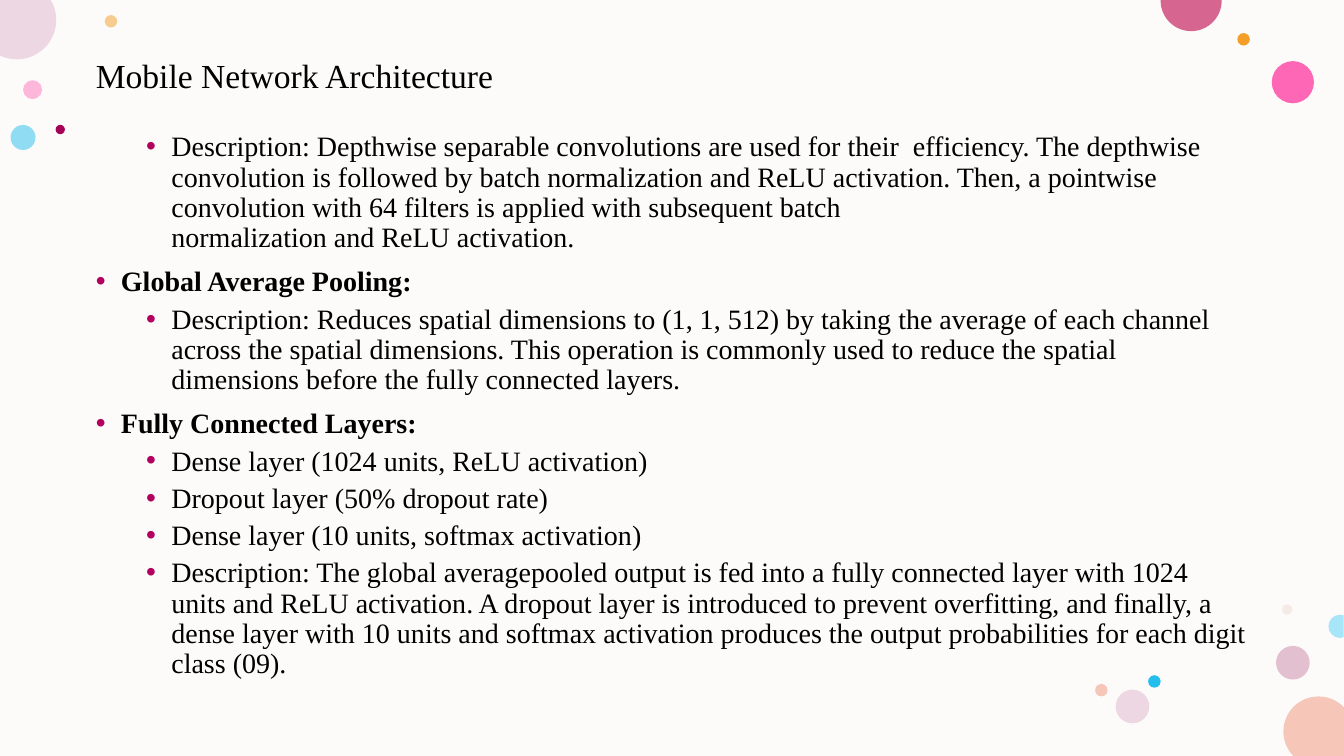
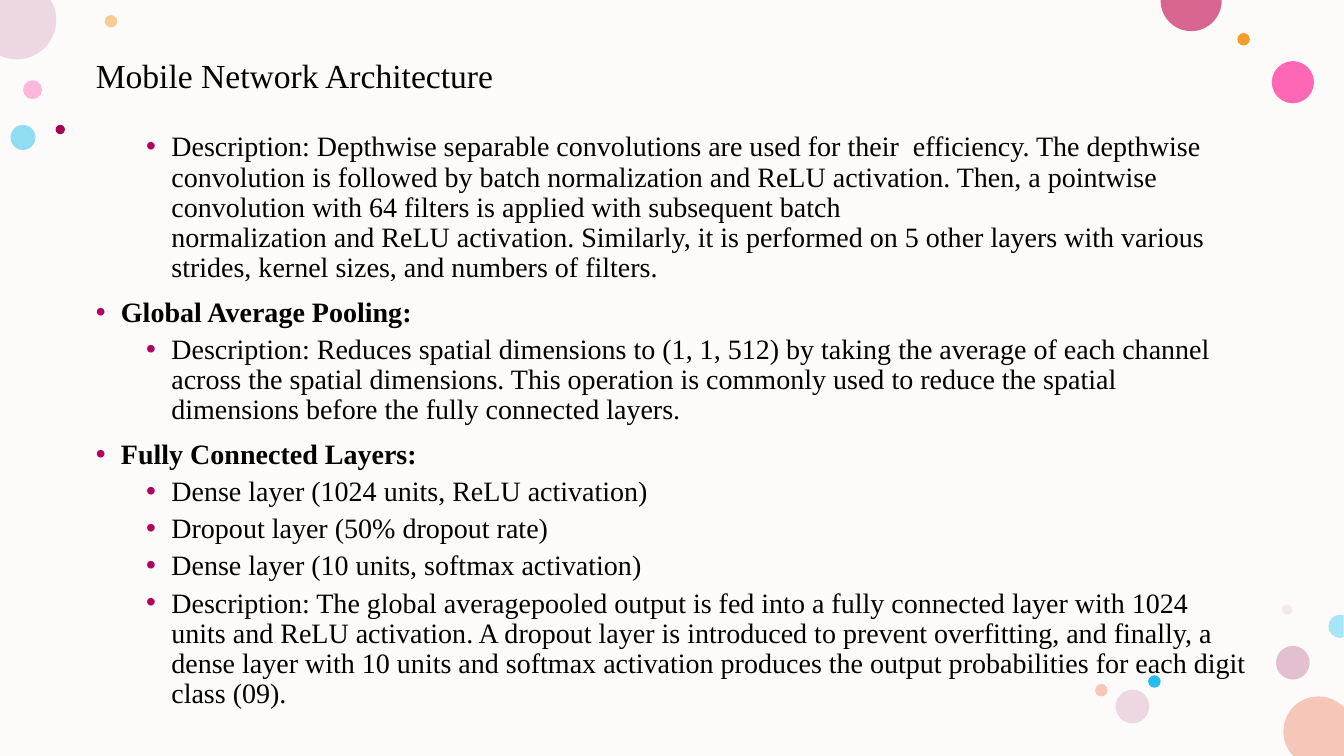
Before and after one commit to MouryaGottipati/DeepLearningProject, a slide deck: slide 9 of Presentation_DeepLearningProject.pptx. Drawn at 1344x756 pixels with LibreOffice and Linux fonts; fonts in the diff are those of the drawing. Boxes give left, top, right and bottom in pixels: in the first picture for what was removed or moved away, otherwise in the second. Text is boxed around its words. In the diff, an @@ line names an element or a change of style, - is before the commit and + after.

```diff
--- a/Presentation_DeepLearningProject.pptx
+++ b/Presentation_DeepLearningProject.pptx
@@ text at <box>171,136,1203,281</box>: text changed @@
-  • Description: Depthwise separable convolutions are used for their efficiency. The depthwise convolution is followed by batch normalization and ReLU activation. Then, a pointwise convolution with 64 filters is applied with subsequent batch normalization and ReLU activation.
+  • Description: Depthwise separable convolutions are used for their efficiency. The depthwise convolution is followed by batch normalization and ReLU activation. Then, a pointwise convolution with 64 filters is applied with subsequent batch normalization and ReLU activation. Similarly, it is performed on 5 other layers with various strides, kernel sizes, and numbers of filters.
```
Also in this commit, not shown: 6 other slides changed, 2 other files.
